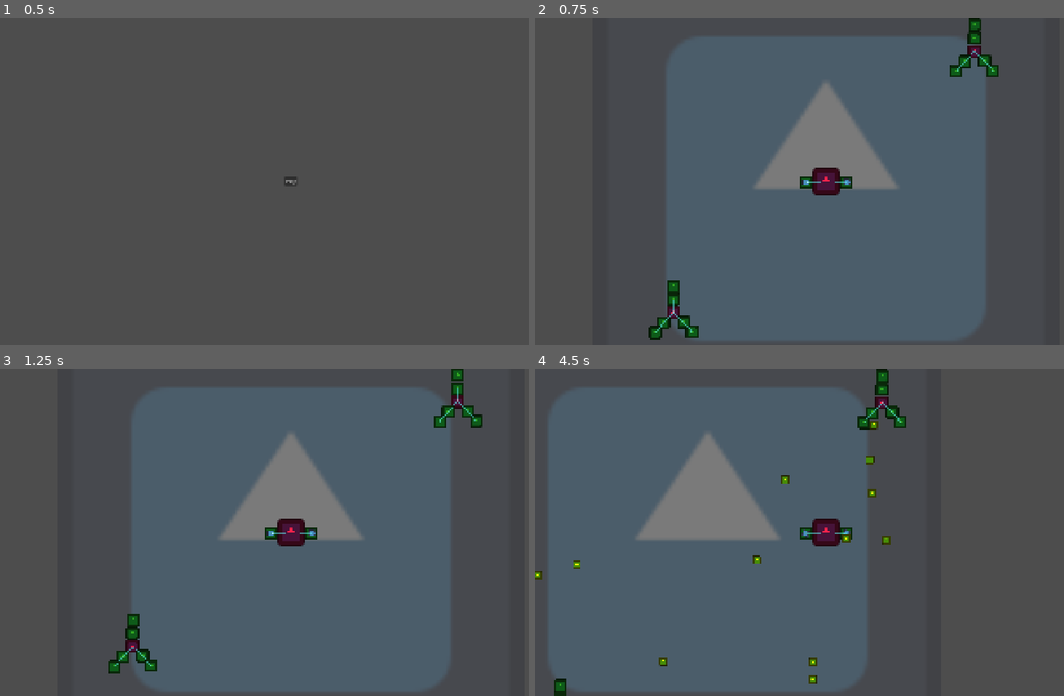
Above: before the commit, frames 1-4 (two rows, left to right).
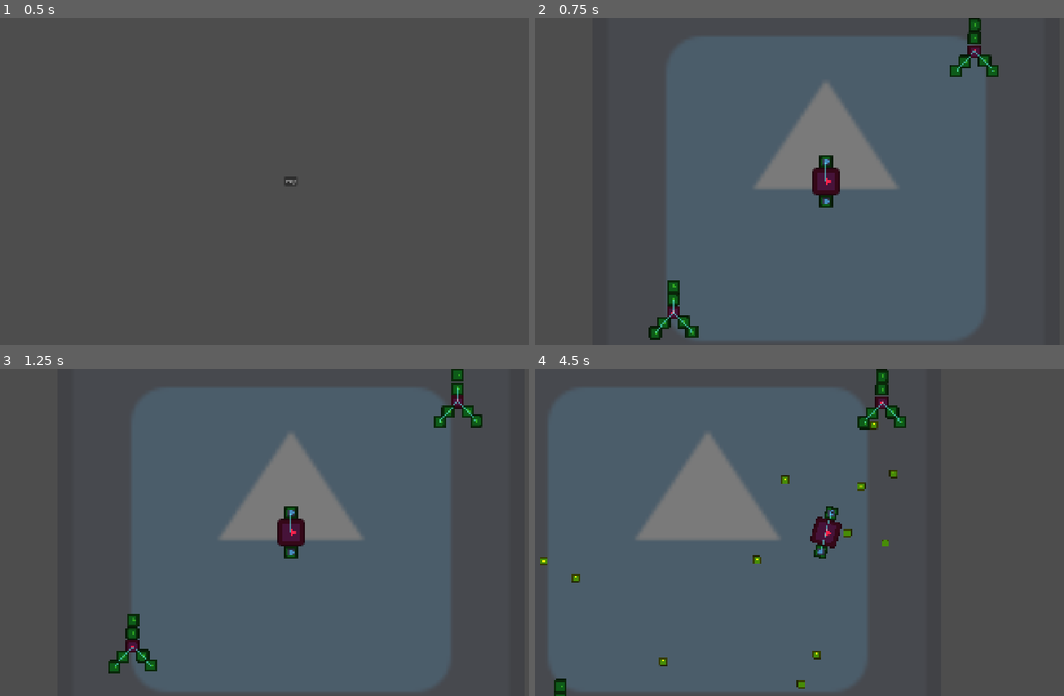
Above: after the commit, the same moments.

Repository: gerep/godot-wild-jam
Game: Godot game, scene res://game/game.tscn
Same seed, same stepped clock (60 frames per second), same inputs: the game is played once before the commit and once after it. The engine's default icon, where the game draws it, is replaced by a stand-in: a white triangle on a blue panel in a dark square.
Inputs (mouse positions are in pixels of both pictures, inside the frame that each line leads up to):
- Up to frame 1 (0.5 s): no input
- Up to frame 2 (0.75 s): click "Play" at 0.5 s
- Up to frame 3 (1.25 s): no input
- Up to frame 4 (4.5 s): move the mouse to (952, 516) at 1.27 s; press the mouse at (952, 516) at 1.28 s; hold D (move_right) 1.28-2.03 s; move the mouse to (709, 548) at 2.02 s; release the mouse at (709, 548) at 2.03 s; hold S (move_down) 2.03-2.78 s; click (709, 548) at 2.1 s; move the mouse to (884, 460) at 2.77 s; press the mouse at (884, 460) at 2.78 s; hold D (move_right) 2.78-3.53 s; move the mouse to (799, 597) at 3.52 s; release the mouse at (799, 597) at 3.53 s; hold W (move_up) 3.53-4.28 s; click (799, 597) at 3.6 s; move the mouse to (1000, 581) at 4.27 s; press the mouse at (1000, 581) at 4.28 s; hold A (move_left) from 4.28 s (still down)

Frame 1 is identical in both runs. In frame 2, 0.5% of the frame differs, in the area x 22-87%, y 0-98%; in frame 3, 0.5%; in frame 4, 1.1%, in the area x 0-70%, y 1-100%.

Commit message:
rotate every sprite to the right

Diff:
--- a/game/player/player.gd
+++ b/game/player/player.gd
@@ -5,6 +5,8 @@
 
 const TRANSPORTING_SPEED = 1000.0
 const AUTO_MOVE_STOP_DISTANCE = 4.0
+
+@export var rotation_speed := 10.0
 
 var is_auto_moving: bool = false
 var auto_move_target: Vector2
@@ -43,6 +45,8 @@
 
 		return
 
+	_rotate_towards_mouse(delta)
+
 	var direction := Input.get_vector(&"move_left", &"move_right", &"move_up", &"move_down")
 	velocity = direction * SPEED
 
@@ -62,6 +66,11 @@
 	_set_collision_shapes_disabled(true)
 
 
+func _rotate_towards_mouse(delta: float) -> void:
+	var target_rotation := global_position.direction_to(get_global_mouse_position()).angle()
+	rotation = rotate_toward(rotation, target_rotation, rotation_speed * delta)
+
+
 func _set_collision_shapes_disabled(disabled: bool) -> void:
 	_set_collision_shapes_disabled_recursive(self, disabled)
 
--- a/game/ship_skeleton/cell/cells/basic_cell/basic_cell.tscn
+++ b/game/ship_skeleton/cell/cells/basic_cell/basic_cell.tscn
@@ -2,14 +2,17 @@
 
 [ext_resource type="PackedScene" uid="uid://73o17dpehsvx" path="res://game/ship_skeleton/cell/cell.tscn" id="1_pff0w"]
 
-[sub_resource type="CapsuleShape2D" id="CapsuleShape2D_uwugc"]
+[sub_resource type="CapsuleShape2D" id="CapsuleShape2D_pff0w"]
 resource_local_to_scene = true
 radius = 21.0
 height = 42.0
 
 [node name="BasicCell" unique_id=1435320636 instance=ExtResource("1_pff0w")]
 
+[node name="Sprite2D" parent="." index="0" unique_id=1975990942]
+rotation = 1.5707964
+
 [node name="CollisionShape2D" parent="Hurtbox2D" parent_id_path=PackedInt32Array(146611675) index="0" unique_id=2074960276]
-shape = SubResource("CapsuleShape2D_uwugc")
+shape = SubResource("CapsuleShape2D_pff0w")
 
 [editable path="Hurtbox2D"]
--- a/game/ship_skeleton/cell_modifications/base_player_turret.tscn
+++ b/game/ship_skeleton/cell_modifications/base_player_turret.tscn
@@ -7,6 +7,7 @@
 script = ExtResource("1_oml5i")
 
 [node name="Sprite2D" type="Sprite2D" parent="." unique_id=849960809]
+rotation = 1.5707964
 scale = Vector2(0.171875, 0.17187501)
 texture = ExtResource("2_jnh57")
 
--- a/game/ship_skeleton/ships/basic_player_ship.tscn
+++ b/game/ship_skeleton/ships/basic_player_ship.tscn
@@ -27,13 +27,14 @@
 core_children = [NodePath("../BasicCell"), NodePath("../BasicCell2")]
 
 [node name="Sprite2D" parent="CoreCell" index="0" unique_id=1975990942]
+rotation = 1.5707964
 scale = Vector2(0.68750006, 0.68750006)
 
 [node name="CollisionShape2D" parent="CoreCell/Hurtbox2D" parent_id_path=PackedInt32Array(1435320636, 146611675) index="0" unique_id=2074960276]
 shape = SubResource("CapsuleShape2D_kwog3")
 
 [node name="BasicCell" parent="." index="1" unique_id=352178458 node_paths=PackedStringArray("core_parents") instance=ExtResource("4_fwr2t")]
-position = Vector2(68, 2)
+position = Vector2(0, 65)
 core_parents = [NodePath("../CoreCell")]
 
 [node name="CollisionShape2D" parent="BasicCell/Hurtbox2D" parent_id_path=PackedInt32Array(352178458, 146611675) index="0" unique_id=2074960276]
@@ -42,7 +43,7 @@
 [node name="BasePlayerTurret" parent="BasicCell" index="3" unique_id=192713686 instance=ExtResource("3_gecbi")]
 
 [node name="BasicCell2" parent="." index="2" unique_id=906669145 node_paths=PackedStringArray("core_parents") instance=ExtResource("4_fwr2t")]
-position = Vector2(-67, 3)
+position = Vector2(0, -65)
 core_parents = [NodePath("../CoreCell")]
 
 [node name="CollisionShape2D" parent="BasicCell2/Hurtbox2D" parent_id_path=PackedInt32Array(906669145, 146611675) index="0" unique_id=2074960276]
@@ -51,10 +52,11 @@
 [node name="BasePlayerTurret" parent="BasicCell2" index="3" unique_id=1687703012 instance=ExtResource("3_gecbi")]
 
 [node name="CellConnector" parent="CellConnectors" parent_id_path=PackedInt32Array(1905180700) index="0" unique_id=56162775 instance=ExtResource("5_kwog3")]
-points = PackedVector2Array(0, 0, 68, 2)
+position = Vector2(-71, -65)
+points = PackedVector2Array(70, 65, 70, 1)
 
 [node name="@Line2D@21648" parent="CellConnectors" parent_id_path=PackedInt32Array(1905180700) index="1" unique_id=1521109650 instance=ExtResource("5_kwog3")]
-points = PackedVector2Array(0, 0, -67, 3)
+points = PackedVector2Array(0, 0, 0, 65)
 
 [editable path="CoreCell"]
 [editable path="CoreCell/Hurtbox2D"]
